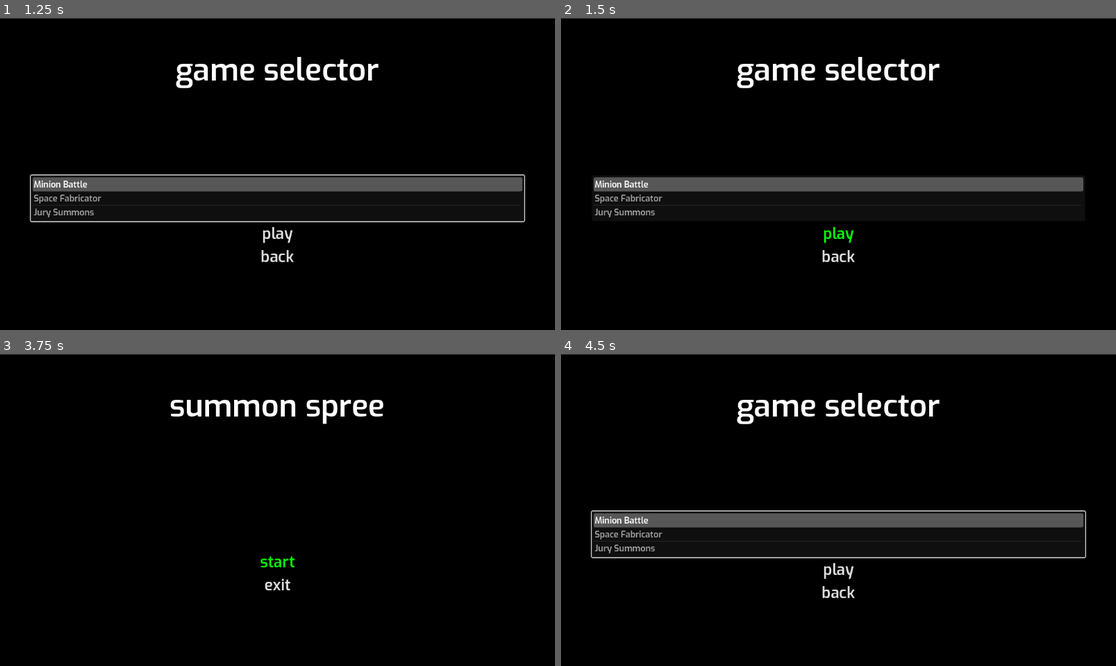
Above: before the commit, frames 1-4 (two rows, left to right).
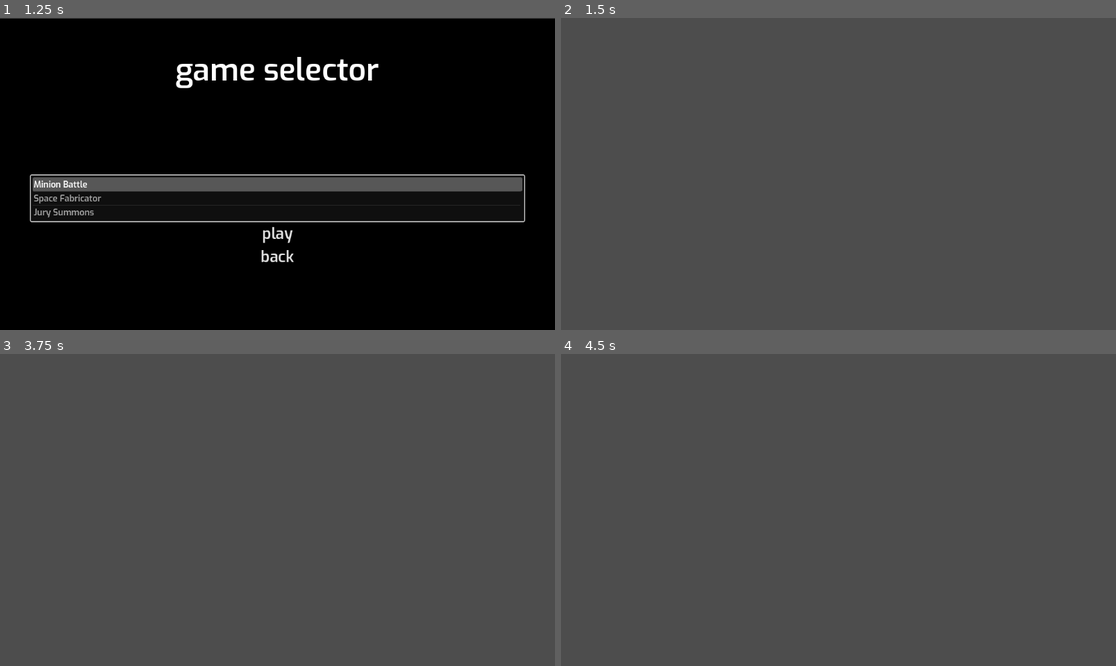
Above: after the commit, the same moments.

Repository: mswieboda/summon-spree
Game: Godot game, scene res://scenes/main_menu/main_menu.tscn
Two runs of this game, one before a commit and one after it. Both use one fixed random seed, a clock stepped at 60 frames per second and the inputs below.
Inputs (mouse positions are in pixels of both pictures, inside the frame that each line leads up to):
- Up to frame 1 (1.25 s): click "start" at 0.5 s
- Up to frame 2 (1.5 s): click "play" at 1.25 s
- Up to frame 3 (3.75 s): click (277, 569) at 2 s, where only the run before the commit has a clickable "play"; click (277, 569) at 2.75 s, where only the run before the commit has a clickable "play"; click (277, 594) at 3.5 s, where only the run before the commit has a clickable "back"
- Up to frame 4 (4.5 s): click (838, 563) at 4.25 s, where only the run before the commit has a clickable "start"

Frame 1 is identical in both runs. In frame 2, 96% of the frame differs, in the area x 0-100%, y 0-100%; in frame 3, 100%; in frame 4, 96%.

Commit message:
game list play changes scenes

Diff:
--- a/scenes/main_menu/main_menu.gd
+++ b/scenes/main_menu/main_menu.gd
@@ -1,7 +1,6 @@
 extends Control
 
-# TODO: add a game name param to start signal
-#signal play_game()
+
 var is_ready = false
 
 func _ready():
@@ -53,5 +52,17 @@
   var game_list: ItemList = $games_page.get_node("vbox/vbox_buttons/game_list")
   var selected_game_indexes: PackedInt32Array = game_list.get_selected_items()
   var selected_game = game_list.get_item_text(selected_game_indexes[0])
-  #play_game.emit()
+
   print('>>> play game:', selected_game)
+
+  var scene = null
+
+  if selected_game == "Minion Battle":
+    scene = "res://scenes/games/minion_battle/minion_battle.tscn"
+  elif selected_game == "Space Fabricator":
+    scene = "res://scenes/games/space_fabricator/space_fabricator_main.tscn"
+  elif selected_game == "Jury Summons":
+    scene = "res://scenes/games/jury_summons/jury_sum_main.tscn"
+
+  if scene:
+    get_tree().change_scene_to_file(scene)
